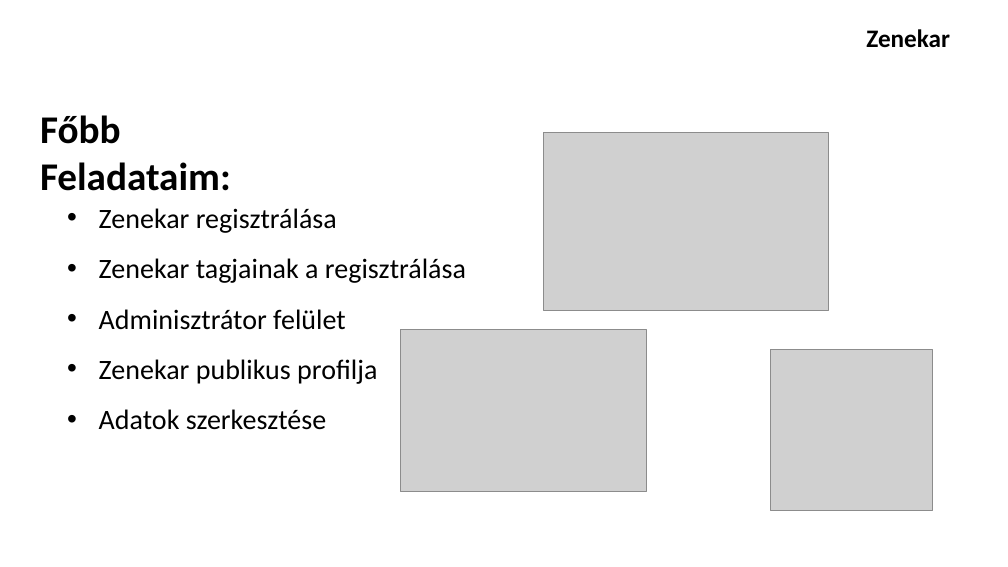
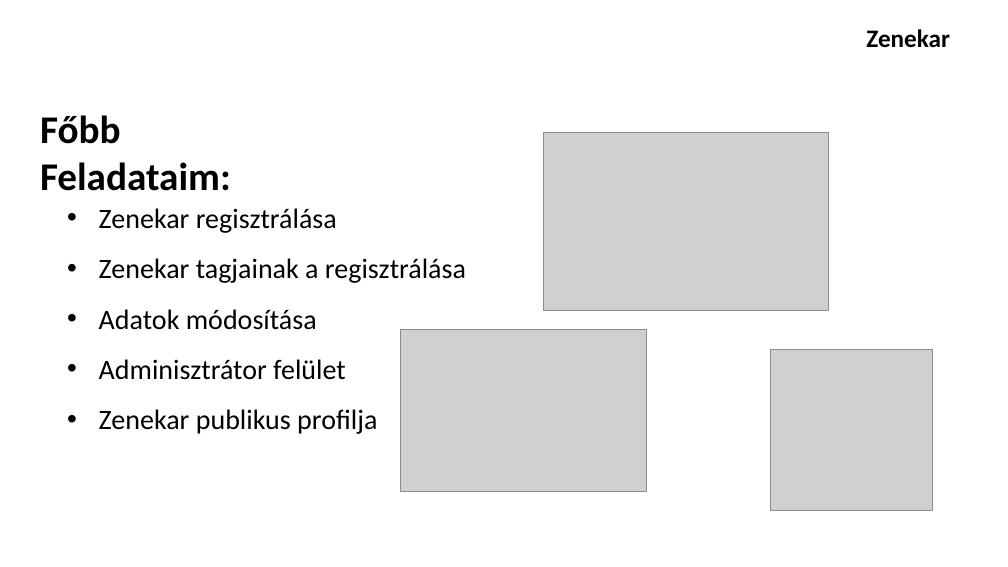
Before and after one commit to schonherz-java-ee-2016-summer/project, a slide deck: slide 3 of presentations/band/Barocsi_Norbert/prezi_JAVA_EE_barocsi_norbert.pptx. Drawn at 1008x567 pixels with LibreOffice and Linux fonts; fonts in the diff are those of the drawing; grey boxes stand for pictures; background and template pictures are left out. Boxes give left, top, right and bottom in pixels: in the first picture for what was removed or moved away, otherwise in the second. Text is boxed around its words. In the diff, an @@ line names an element or a change of style, - is before the commit and + after.

```diff
--- a/presentations/band/Barocsi_Norbert/prezi_JAVA_EE_barocsi_norbert.pptx
+++ b/presentations/band/Barocsi_Norbert/prezi_JAVA_EE_barocsi_norbert.pptx
@@ text at bbox=[99, 309, 317, 330]: paragraph added @@
+• Adatok módosítása
@@ text at bbox=[99, 409, 326, 430]: paragraph removed @@
-• Adatok szerkesztése
```
Also in this commit, not shown: 3 other slides changed.
